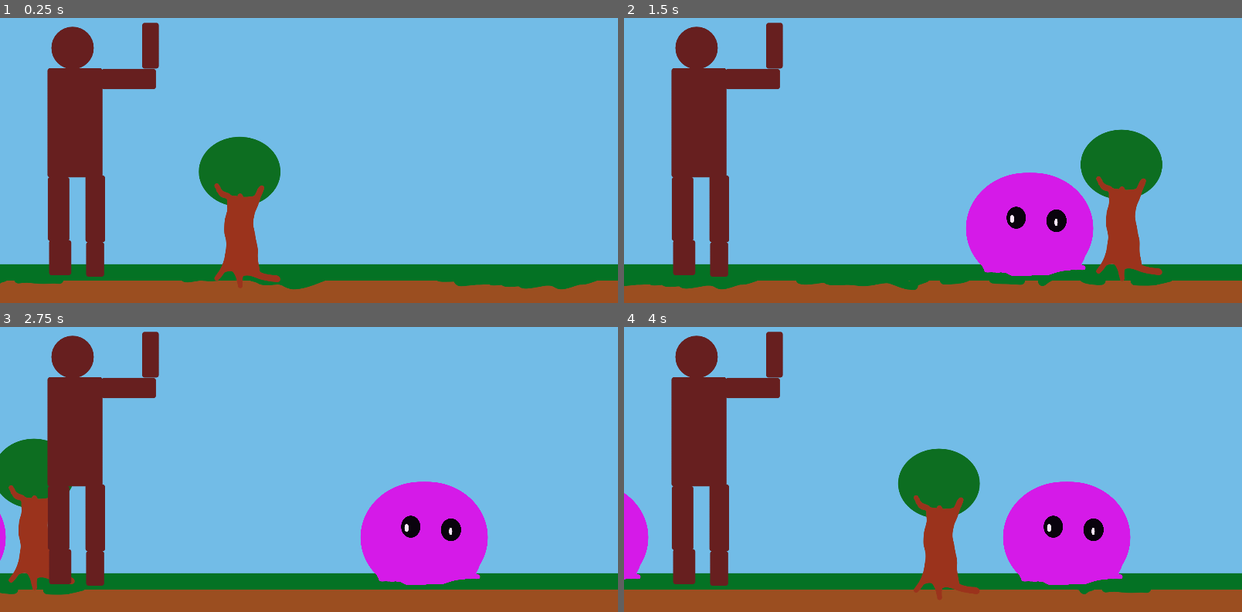
Above: before the commit, frames 1-4 (two rows, left to right).
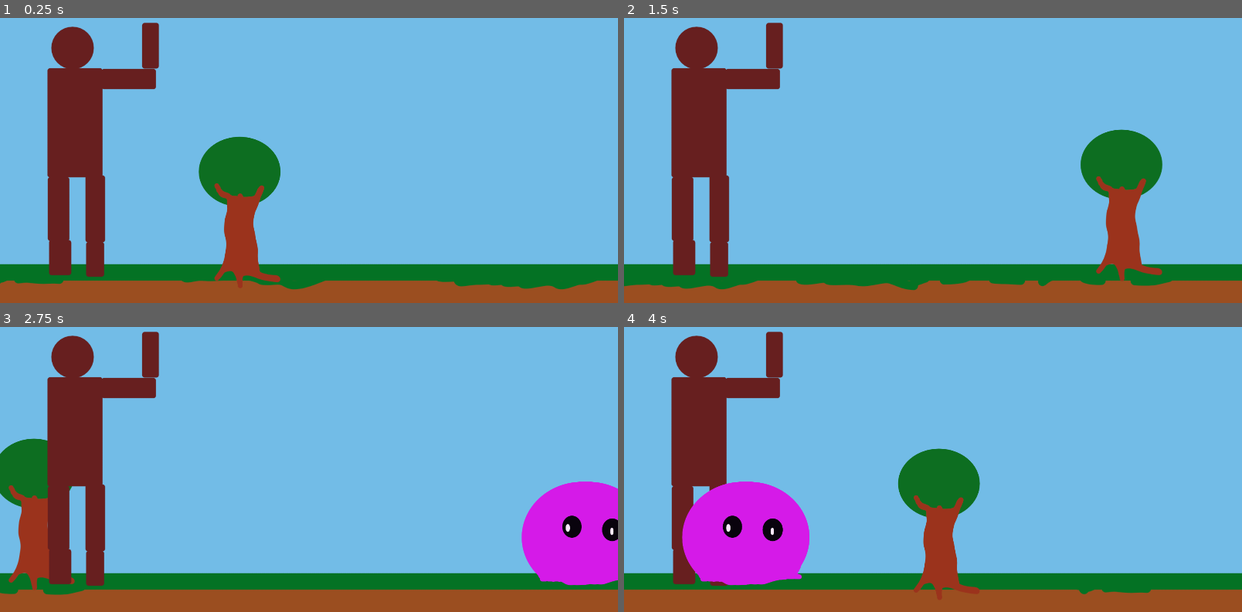
Above: after the commit, the same moments.

Repository: S-Blanco/GMTK_gamejam2023
Game: Godot game, scene res://Src/TestEnemyMovement.tscn
Two runs of this game, one before a commit and one after it. Both use one fixed random seed, a clock stepped at 60 frames per second and the inputs below. The project has no main scene, so this scene is started directly.
Inputs:
- Up to frame 1 (0.25 s): no input
- Up to frame 2 (1.5 s): no input
- Up to frame 3 (2.75 s): no input
- Up to frame 4 (4 s): no input

The runs differ from the first frame. In frame 1, less than 0.1% of the frame differs, in the area x 0-97%, y 3-96%; in frame 2, 6.2%; in frame 3, 11%; in frame 4, 13%, in the area x 0-86%, y 3-94%.

Commit message:
Enemies now dissapear off screen

Diff:
--- a/Game/Enemy.gd
+++ b/Game/Enemy.gd
@@ -27,3 +27,7 @@
 func kill():
 #	update_glory(self.glory_malus)
 	pass
+
+
+func _on_Visibility_screen_exited():
+	queue_free() # Replace with function body.
--- a/Game/Src/Enemy.tscn
+++ b/Game/Src/Enemy.tscn
@@ -9,3 +9,7 @@
 
 [node name="Sprite" type="Sprite" parent="."]
 texture = ExtResource( 2 )
+
+[node name="Visibility" type="VisibilityNotifier2D" parent="."]
+
+[connection signal="screen_exited" from="Visibility" to="." method="_on_Visibility_screen_exited"]
--- a/Game/Src/TestEnemyMovement.gd
+++ b/Game/Src/TestEnemyMovement.gd
@@ -9,7 +9,7 @@
 onready var stopScroll = 500
 onready var scrollDist = 0
 export(PackedScene) var Enemy_scn = preload("res://Src/Enemy.tscn")
-export(int) var spawn_position = 1500
+export(int) var spawn_position = 2500
 export(int) var spawn_y = 760
 
 var base_scroll_speed
@@ -30,17 +30,8 @@
 	scrollDist += delta*base_pixel_speed
 #	print(scrollDist,' ',fmod(scrollDist,spawn_position),' ',delta*curr_pixel_speed,' ',spawn_position-delta*curr_pixel_speed)
 	if (spawn_position-delta*curr_pixel_speed<fmod(scrollDist,spawn_position)) || (fmod(scrollDist,spawn_position)<delta*curr_pixel_speed):
-		print('should spawn',' ',fmod(scrollDist,spawn_position))
+#		print('should spawn',' ',fmod(scrollDist,spawn_position))
 		New_enemy = Enemy_scn.instance()
 		New_enemy.set_global_position(Vector2(spawn_position,spawn_y))
 		New_enemy.pixel_speed=curr_pixel_speed
 		add_child(New_enemy)
-		pass
-#	print(Enemy.get_global_position())
-#	if Enemy.get_global_position().x <= stopScroll :
-#		curr_pixel_speed = 0.0
-#		Bckgnd.set_scroll_speed(0.0)
-#		Enemy.pixel_speed = 0.0
-##		Enemy.die()
-#		pass
-	pass
--- a/Game/project.godot
+++ b/Game/project.godot
@@ -39,7 +39,7 @@
 
 window/size/width=1920
 window/size/height=1080
-window/stretch/mode="2d"
+window/stretch/mode="viewport"
 window/stretch/aspect="keep"
 
 [gui]
